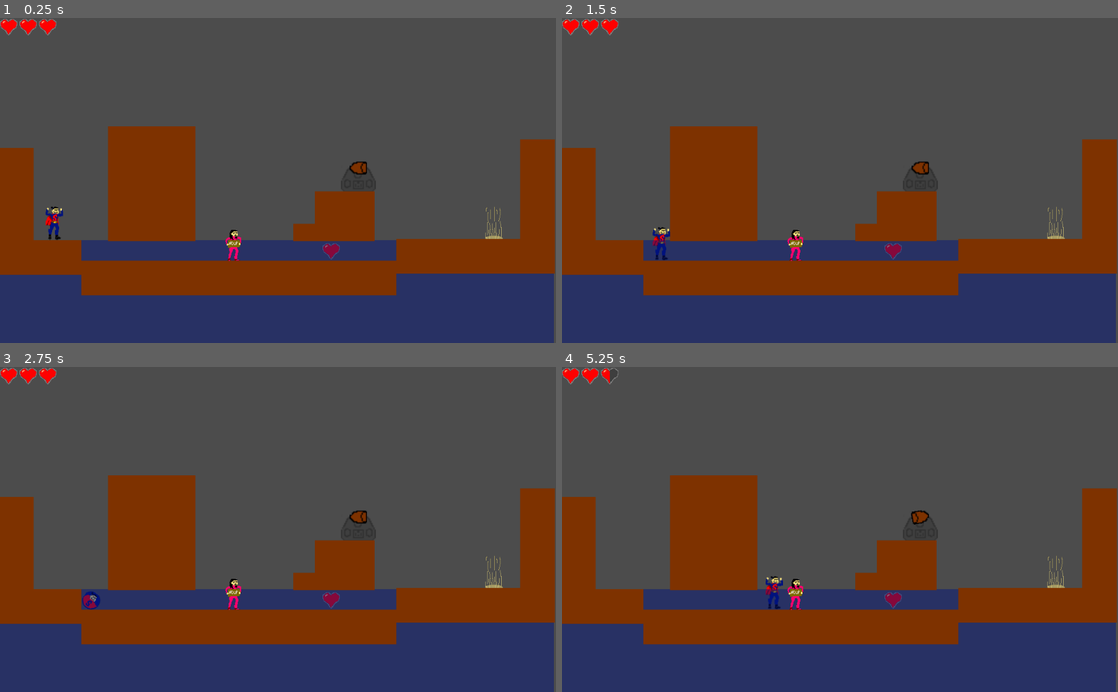
Above: before the commit, frames 1-4 (two rows, left to right).
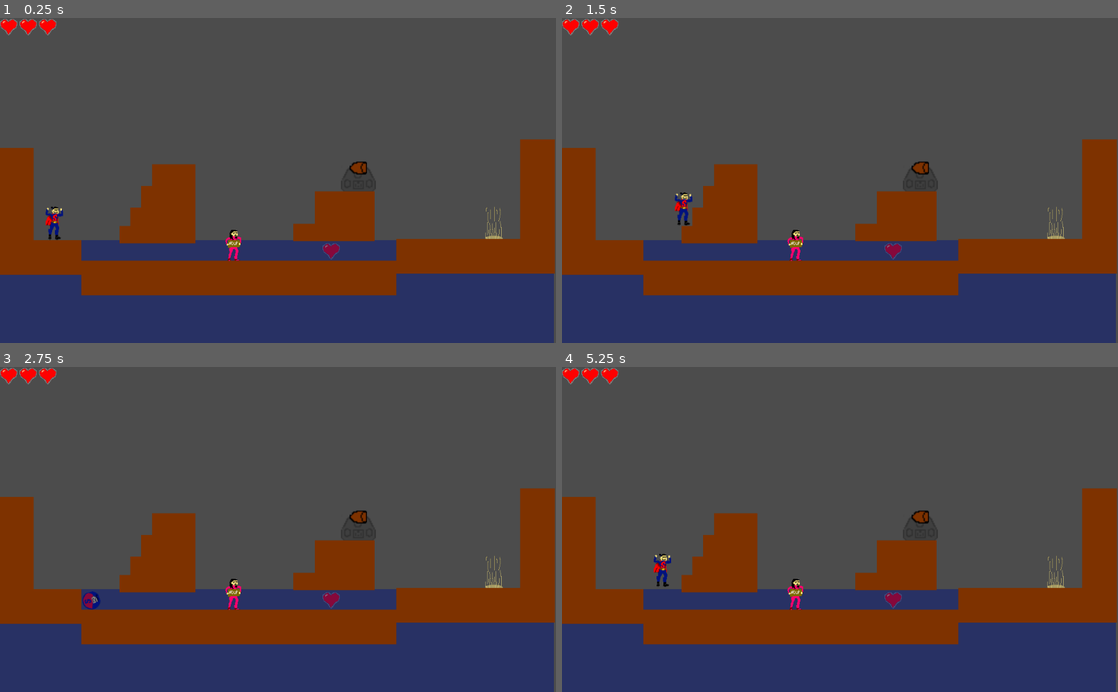
Above: after the commit, the same moments.

Repository: epielemeier/SacrificialSam
Game: Godot game, scene res://levels/11_Level.tscn
The game is run twice, just before and just after one commit, with the same random seed, the same clock (stepped at 60 frames per second) and the same inputs. This scene is started directly instead of the project's main scene.
Inputs:
- Up to frame 1 (0.25 s): no input
- Up to frame 2 (1.5 s): tap Enter at 0.5 s; hold Z (dash) 0.53-1.28 s; hold Right (ui_right) from 0.53 s (still down); tap Space (ui_select) at 0.77 s; tap X (interact) at 1.35 s
- Up to frame 3 (2.75 s): tap Space (ui_select) at 1.52 s; release Right (ui_right) at 2.03 s; hold Left (ui_left) from 2.03 s (still down); tap C (shrink) at 2.1 s
- Up to frame 4 (5.25 s): release Left (ui_left) at 2.78 s; hold Right (ui_right) 2.78-4.28 s; tap Z (dash) at 2.85 s; tap Space (ui_select) at 3.02, 3.77, 4.52 s; tap X (interact) at 3.6 s; hold Left (ui_left) 4.28-5.03 s; tap C (shrink) at 4.35 s; hold Right (ui_right) from 5.03 s (still down); hold Z (dash) from 5.03 s (still down)

The runs differ from the first frame. In frame 1, 3.2% of the frame differs, in the area x 19-36%, y 33-70%; in frame 2, 3.4%; in frame 3, 3.3%; in frame 4, 3.7%, in the area x 8-66%, y 0-75%.

Commit message:
Bugfix: make losing shrink level possible to beat after dying

Diff:
--- a/levels/11_Level.tscn
+++ b/levels/11_Level.tscn
@@ -28,40 +28,45 @@
 
 [node name="Tile3" parent="Tiles" index="2" instance=ExtResource( 3 )]
 
-position = Vector2( 279.75, 380 )
-scale = Vector2( 2.50781, 1 )
+position = Vector2( 310.125, 361 )
+scale = Vector2( 1.56641, 1.59375 )
 
 [node name="Tile6" parent="Tiles" index="3" instance=ExtResource( 3 )]
 
-position = Vector2( 279.75, 306 )
-scale = Vector2( 2.50781, 3.3125 )
+position = Vector2( 300, 381 )
+scale = Vector2( 1.875, 0.96875 )
 
 [node name="Tile10" parent="Tiles" index="4" instance=ExtResource( 3 )]
 
-position = Vector2( 279.75, 306 )
-scale = Vector2( 2.50781, 3.3125 )
+position = Vector2( 320, 341 )
+scale = Vector2( 1.25, 2.21875 )
 
 [node name="Tile7" parent="Tiles" index="5" instance=ExtResource( 3 )]
 
 position = Vector2( 610.125, 396 )
 scale = Vector2( 2.19141, 0.5 )
 
-[node name="Tile5" parent="Tiles" index="6" instance=ExtResource( 3 )]
+[node name="Tile11" parent="Tiles" index="6" instance=ExtResource( 3 )]
+
+position = Vector2( 290, 400 )
+scale = Vector2( 2.19141, 0.5 )
+
+[node name="Tile5" parent="Tiles" index="7" instance=ExtResource( 3 )]
 
 position = Vector2( 440, 480 )
 scale = Vector2( 9.0625, 1 )
 
-[node name="Tile4" parent="Tiles" index="7" instance=ExtResource( 3 )]
+[node name="Tile4" parent="Tiles" index="8" instance=ExtResource( 3 )]
 
 position = Vector2( 635.25, 366 )
 scale = Vector2( 1.72656, 1.4375 )
 
-[node name="Tile8" parent="Tiles" index="8" instance=ExtResource( 3 )]
+[node name="Tile8" parent="Tiles" index="9" instance=ExtResource( 3 )]
 
 position = Vector2( 30, 336 )
 scale = Vector2( 1, 3 )
 
-[node name="Tile9" parent="Tiles" index="9" instance=ExtResource( 3 )]
+[node name="Tile9" parent="Tiles" index="10" instance=ExtResource( 3 )]
 
 position = Vector2( 990, 320 )
 scale = Vector2( 1, 3 )
@@ -95,8 +100,7 @@
 position = Vector2( 510, 505 )
 scale = Vector2( 15.9375, 2.96875 )
 
-[node name="Victim" parent="." index="8" instance=ExtResource( 4 )]
+[node name="Victim" parent="." index="7" instance=ExtResource( 4 )]
 
 position = Vector2( 430, 420 )
-collision_mask = 0
 equipment = "S"
